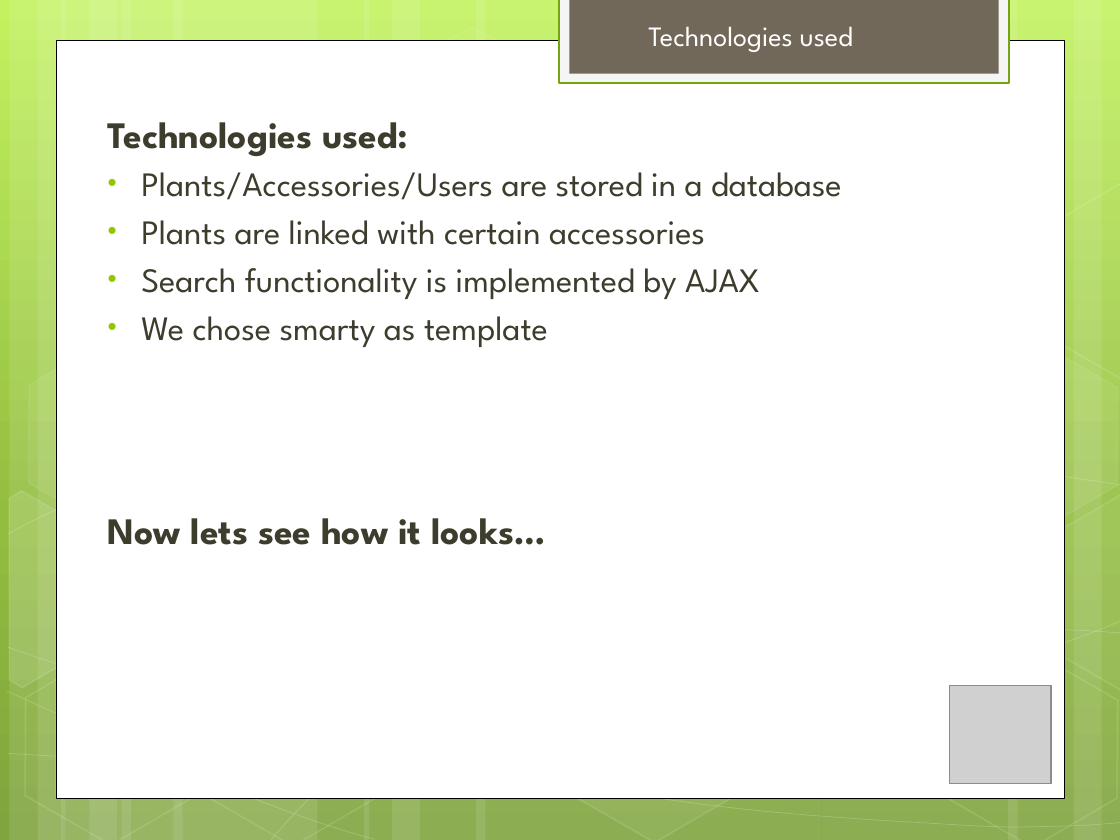
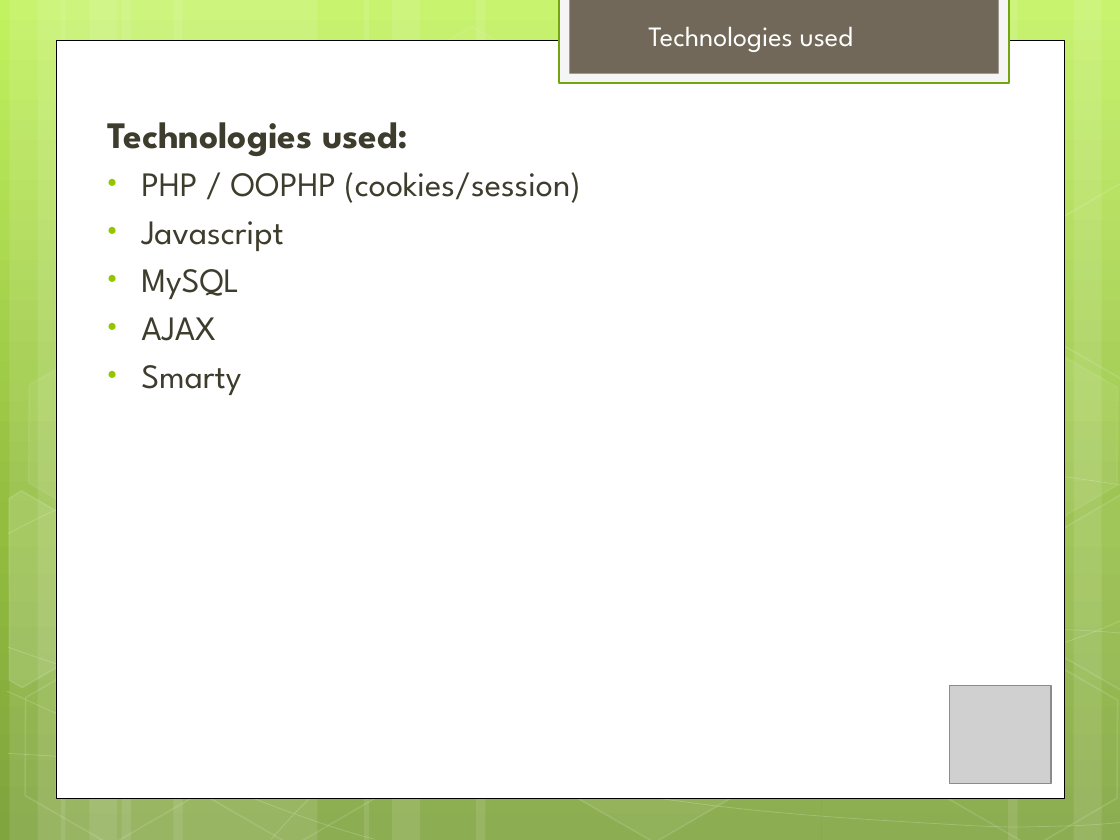
Before and after one commit to ghde/ch.bfh.bti7054.w2014.p.pdz, a slide deck: slide 8 of Plants presentation.pptx (slide 7 before the commit). Drawn at 1120x840 pixels with LibreOffice and Linux fonts; fonts in the diff are those of the drawing; grey boxes stand for pictures. Boxes give left, top, right and bottom in pixels: in the first picture for what was removed or moved away, otherwise in the second. Text is boxed around its words. In the diff, an @@ line names an element or a change of style, - is before the commit and + after.

```diff
--- a/Plants presentation.pptx
+++ b/Plants presentation.pptx
@@ text at [141, 172, 580, 395]: text changed @@
-• Plants/Accessories/Users are stored in a database
-• Plants are linked with certain accessories
-• Search functionality is implemented by AJAX
-• We chose smarty as template
-Now lets see how it looks…
+• PHP / OOPHP (cookies/session)
+• Javascript
+• MySQL
+• AJAX
+• Smarty
```
Also in this commit, not shown: 3 other slides changed, 1 slide added.
